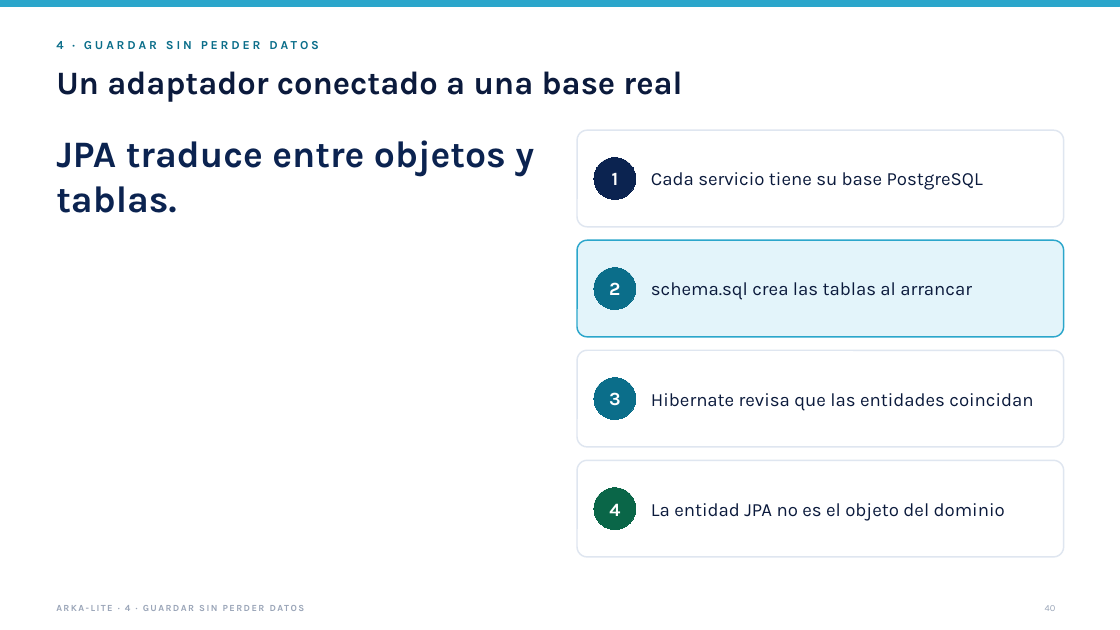
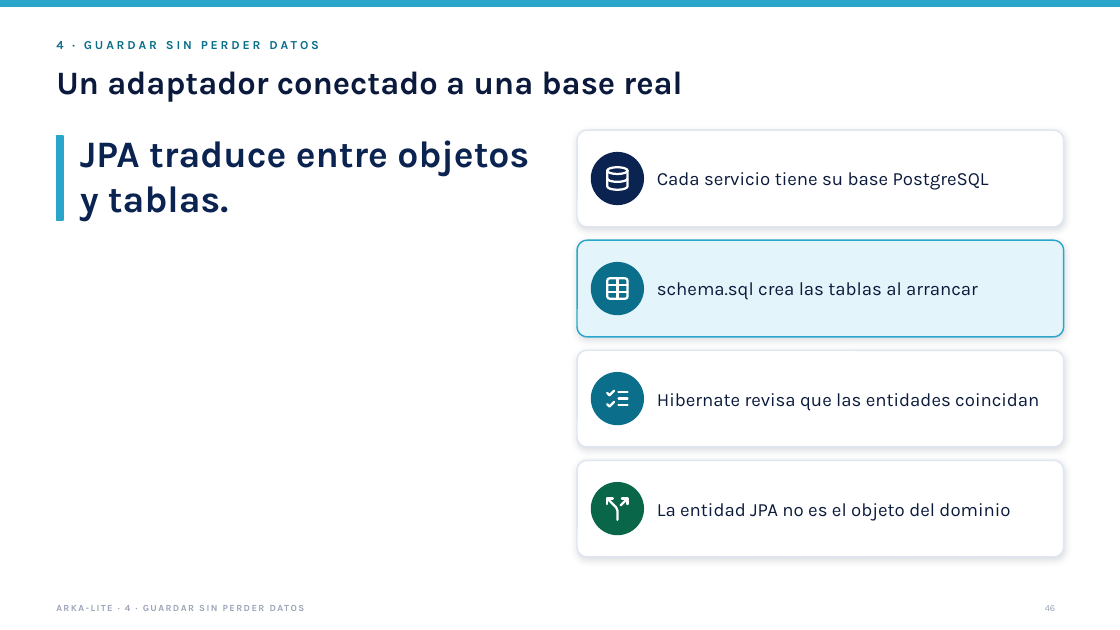
Before and after one commit to jfranceschi-dev/arka-lite, a slide deck: slide 46 of docs/presentation-data/pptx/ARKA-Lite-ejecutivo.pptx (slide 40 before the commit). Drawn at 1120x630 pixels with LibreOffice and Linux fonts; fonts in the diff are those of the drawing. Boxes give left, top, right and bottom in pixels: in the first picture for what was removed or moved away, otherwise in the second. Text is boxed around its words. In the diff, an @@ line names an element or a change of style, - is before the commit and + after.

```diff
--- a/docs/presentation-data/pptx/ARKA-Lite-ejecutivo.pptx
+++ b/docs/presentation-data/pptx/ARKA-Lite-ejecutivo.pptx
@@ rectangle added at <box>56,136,63,220</box>, fill #2BA6CB, outline #2BA6CB 1 pt @@
@@ text "JPA traduce entre objetos y ..." rewrapped from <box>56,140,534,213</box> to <box>80,140,529,222</box> @@
@@ text "Cada servicio tiene su base ...": place and size @@
-text "Cada servicio tiene su base ..." at <box>651,172,983,190</box>
+text "Cada servicio tiene su base ..." at <box>657,172,989,190</box>
@@ ellipse added at <box>592,152,644,204</box>, fill #0B2350, outline #0B2350 1 pt @@
@@ ellipse removed at <box>594,158,636,200</box> @@
-1
@@ freeform shape added at <box>604,165,631,192</box>, outline #FFFFFF 1.93 pt @@
@@ ellipse added at <box>592,262,644,314</box>, fill #0B6E8A, outline #0B6E8A 1 pt @@
@@ ellipse removed at <box>594,268,636,310</box> @@
-2
@@ text "schema.sql crea las tablas al ...": place and size @@
-text "schema.sql crea las tablas al ..." at <box>651,282,972,300</box>
+text "schema.sql crea las tablas al ..." at <box>657,282,978,300</box>
@@ freeform shape added at <box>604,275,631,302</box>, outline #FFFFFF 1.93 pt @@
@@ rounded rectangle: place and size @@
-rounded rectangle at <box>577,460,1064,557</box>
+rounded rectangle at <box>577,350,1064,447</box>
@@ text "Hibernate revisa que las entidades ...": place and size @@
-text "Hibernate revisa que las entidades ..." at <box>651,393,1033,411</box>
+text "Hibernate revisa que las entidades ..." at <box>657,393,1039,411</box>
@@ ellipse: place and size @@
-ellipse at <box>594,487,636,529</box>
+ellipse at <box>592,372,644,424</box>
@@ ellipse at <box>592,372,644,424</box>: fill #0A6648 to #0B6E8A; outline #0A6648 0.75 pt to #0B6E8A 1 pt @@
@@ ellipse removed at <box>594,378,636,420</box> @@
-3
@@ freeform shape added at <box>604,385,631,412</box>, outline #FFFFFF 1.93 pt @@
@@ shadow on in 4 elements at <box>577,350,1064,447</box>, <box>577,130,1064,227</box>, <box>577,240,1064,337</box>, <box>577,460,1064,557</box> @@
@@ rounded rectangle: place and size @@
-rounded rectangle at <box>577,350,1064,447</box>
+rounded rectangle at <box>577,460,1064,557</box>
@@ text "La entidad JPA no es ...": place and size @@
-text "La entidad JPA no es ..." at <box>651,503,1005,521</box>
+text "La entidad JPA no es ..." at <box>657,503,1010,521</box>
@@ ellipse added at <box>592,483,644,535</box>, fill #0A6648, outline #0A6648 1 pt @@
@@ freeform shape added at <box>604,495,631,522</box>, outline #FFFFFF 1.93 pt @@
@@ text in ellipse at <box>609,503,620,516</box>: text removed @@
-4
```
Also in this commit, not shown: 77 other slides changed, 15 slides added, 9 slides removed, 46 other files.
